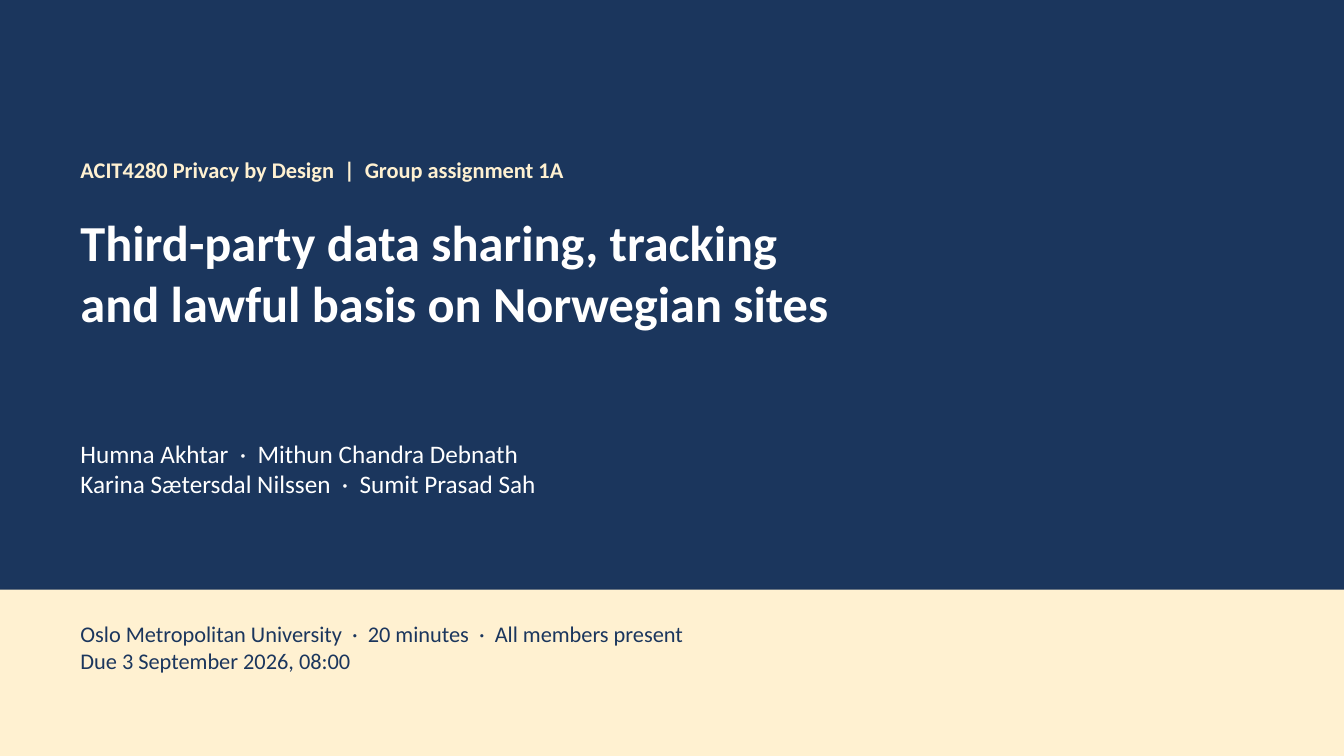
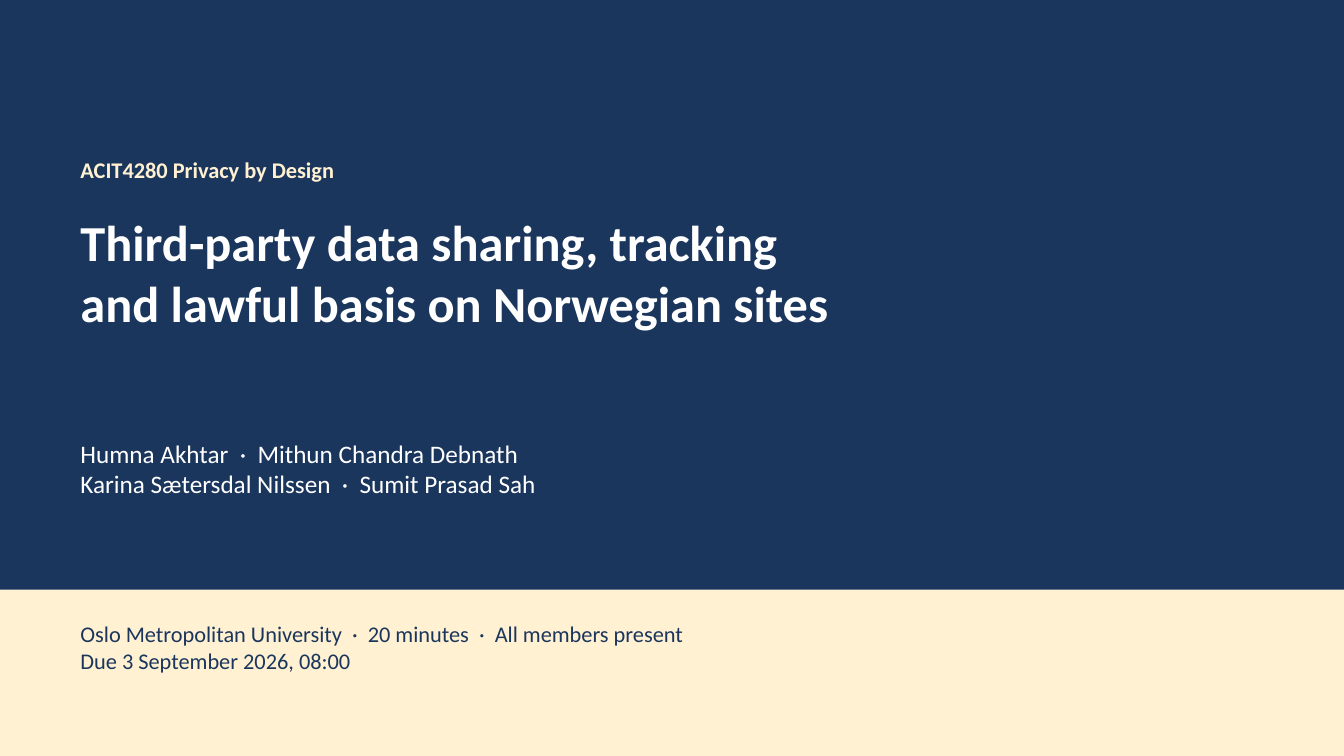
Before and after one commit to kasa031/Bacheloroppgave, a slide deck: slide 1 of ACIT4280_1A_presentation.pptx. Drawn at 1344x756 pixels with LibreOffice and Linux fonts; fonts in the diff are those of the drawing. Boxes give left, top, right and bottom in pixels: in the first picture for what was removed or moved away, otherwise in the second. Text is boxed around its words. In the diff, an @@ line names an element or a change of style, - is before the commit and + after.

```diff
--- a/ACIT4280_1A_presentation.pptx
+++ b/ACIT4280_1A_presentation.pptx
@@ text at (x1=80, y1=162, x2=334, y2=182): text changed @@
-ACIT4280 Privacy by Design | Group assignment 1A
+ACIT4280 Privacy by Design
```
Also in this commit, not shown: 17 other slides changed, 13 other files.
